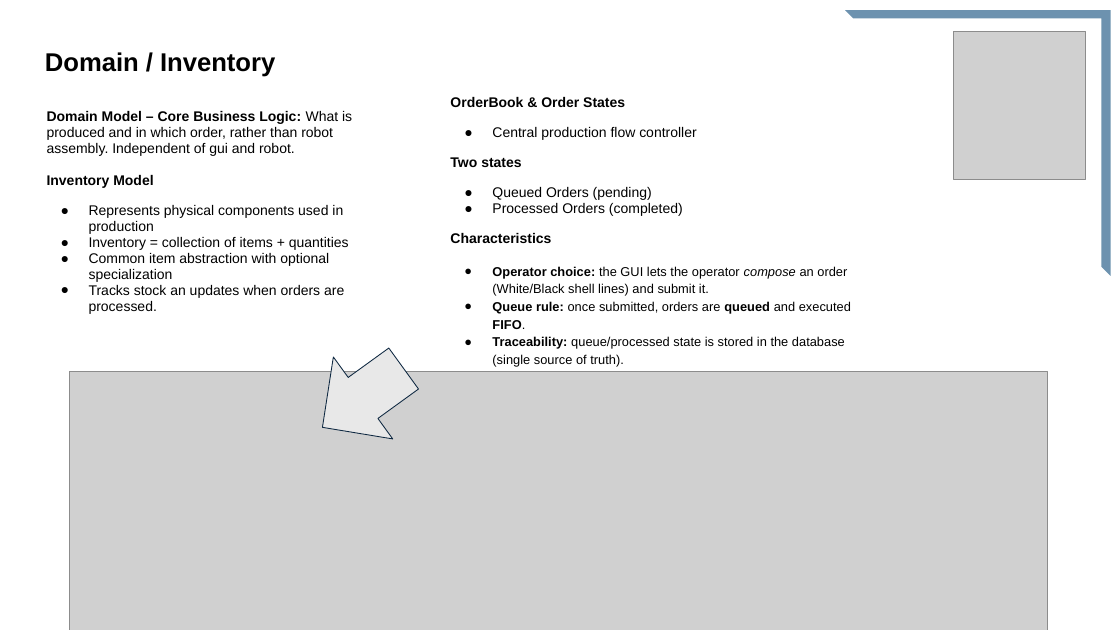
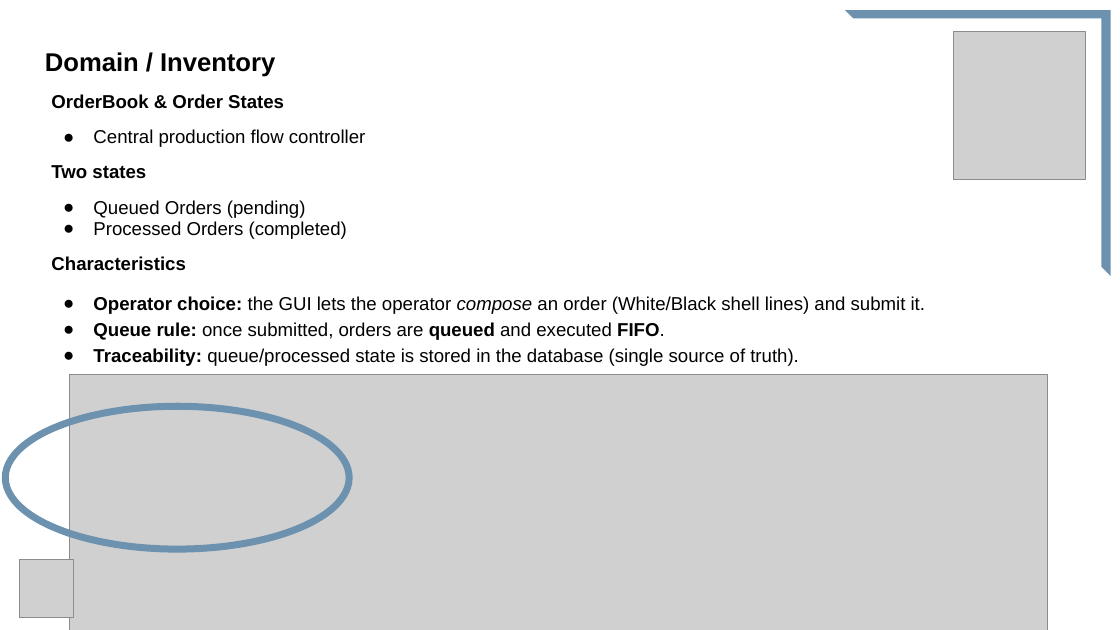
Before and after one commit to Marius36912/InventorySystem2-kopi, a slide deck: slide 7 of Doc/Præsentation grp. 1.pptx (slide 6 before the commit). Drawn at 1120x630 pixels with LibreOffice and Linux fonts; fonts in the diff are those of the drawing; grey boxes stand for pictures. Boxes give left, top, right and bottom in pixels: in the first picture for what was removed or moved away, otherwise in the second. Text is boxed around its words. In the diff, an @@ line names an element or a change of style, - is before the commit and + after.

```diff
--- a/Doc/Præsentation grp. 1.pptx
+++ b/Doc/Præsentation grp. 1.pptx
@@ text "OrderBook & Order States": place and size @@
-text "OrderBook & Order States" at [450,97,851,367]
+text "OrderBook & Order States" at [51,94,925,366]
@@ text "OrderBook & Order States" at [51,94,925,366]: size 12 to 16 pt in "OrderBook & Order States", "Central production flow controller", "Two states", "Queued Orders (pending)" and 2 more places; size 11 to 16 pt in "Operator choice: the GUI lets the operator ...", "Queue rule: once submitted, orders are queued ...", "Traceability: queue/processed state is stored in the ..."; indent changed @@
@@ text removed at [47,111,352,314] @@
-Domain Model – Core Business Logic: What is produced and in which order, rather than robot assembly. Independent of gui and robot.
-Inventory Model
-● Represents physical components used in production
-● Inventory = collection of items + quantities
-● Common item abstraction with optional specialization
-● Tracks stock an updates when orders are processed.
@@ right arrow removed at [293,327,434,468] @@
@@ ellipse added at [5,407,349,549], outline #6D92AF 6 pt @@
@@ picture added at [19,560,73,618] @@
```
Also in this commit, not shown: 13 other slides changed, 5 slides added, 2 slides removed, 1 other file.
